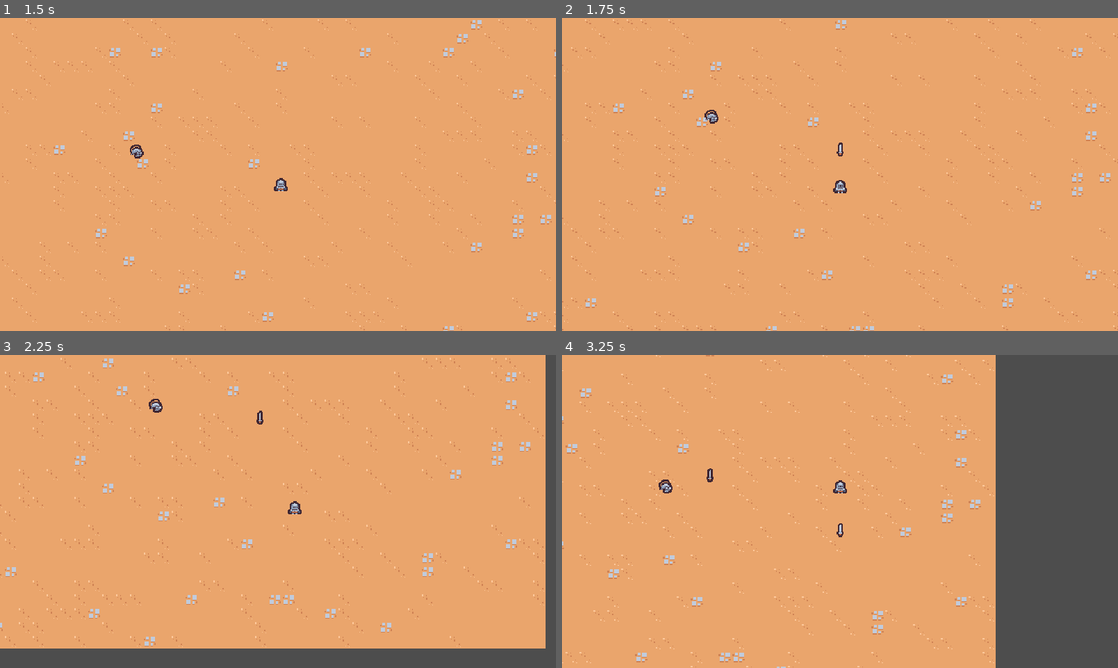
Above: before the commit, frames 1-4 (two rows, left to right).
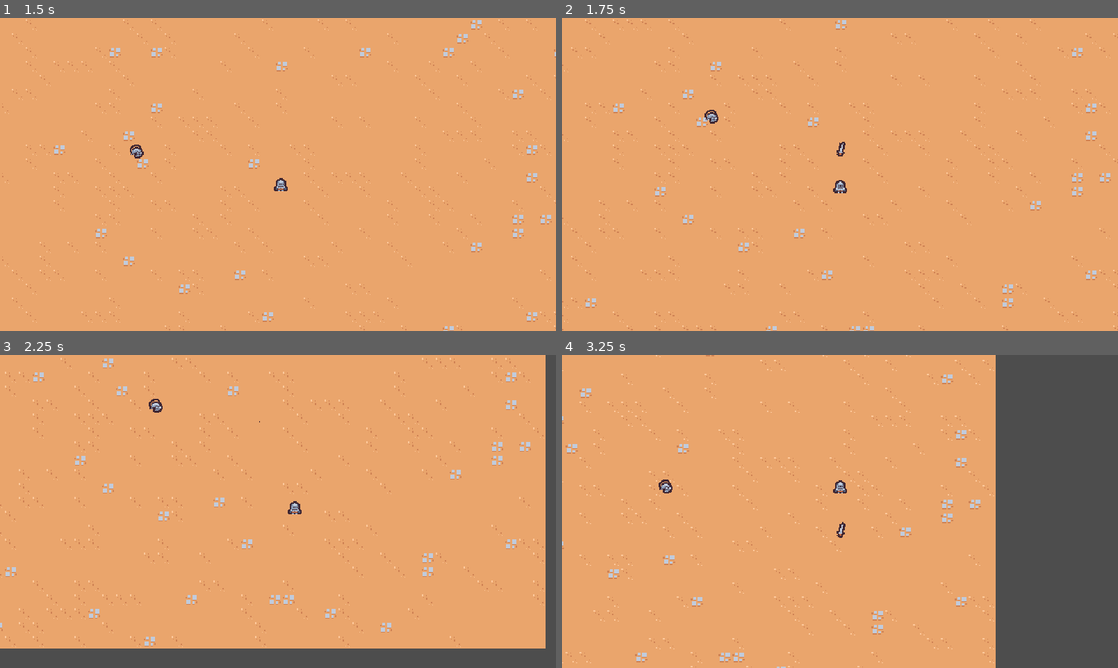
Above: after the commit, the same moments.

Repository: rprav-n/2D-Survivors-Style-Game
Game: Godot game, scene res://scenes/main/main.tscn
Two runs of this game, one before a commit and one after it. Both use one fixed random seed, a clock stepped at 60 frames per second and the inputs below.
Inputs:
- Up to frame 1 (1.5 s): hold D (move_right) 0.53-1.28 s; hold S (move_down) from 1.28 s (still down)
- Up to frame 2 (1.75 s): keep holding S (move_down)
- Up to frame 3 (2.25 s): release S (move_down) at 2.03 s; hold D (move_right) from 2.03 s (still down)
- Up to frame 4 (3.25 s): release D (move_right) at 2.78 s; hold W (move_up) from 2.78 s (still down)

Frame 1 is identical in both runs. In frame 2, less than 0.1% of the frame differs, in the area x 49-51%, y 39-45%; in frame 3, less than 0.1%; in frame 4, less than 0.1%, in the area x 26-51%, y 36-59%.

Commit message:
Animating Sword Ability

Diff:
--- a/scenes/abilities/sword_ability/sword_ability.tscn
+++ b/scenes/abilities/sword_ability/sword_ability.tscn
@@ -1,10 +1,90 @@
-[gd_scene load_steps=2 format=3 uid="uid://buau87i5235ta"]
+[gd_scene load_steps=5 format=3 uid="uid://buau87i5235ta"]
 
 [ext_resource type="Texture2D" uid="uid://cgmemnyfwli3a" path="res://scenes/abilities/sword_ability/sword.png" id="1_fmt6v"]
+
+[sub_resource type="Animation" id="Animation_opc0r"]
+resource_name = "swing"
+length = 0.75
+step = 0.05
+tracks/0/type = "value"
+tracks/0/imported = false
+tracks/0/enabled = true
+tracks/0/path = NodePath("Sprite2D:rotation")
+tracks/0/interp = 2
+tracks/0/loop_wrap = true
+tracks/0/keys = {
+"times": PackedFloat32Array(0, 0.2, 0.4, 0.75),
+"transitions": PackedFloat32Array(1, 1, 2.5, 1),
+"update": 0,
+"values": [0.0, -0.174533, 3.14159, 0.0]
+}
+tracks/1/type = "value"
+tracks/1/imported = false
+tracks/1/enabled = true
+tracks/1/path = NodePath("Sprite2D:scale")
+tracks/1/interp = 2
+tracks/1/loop_wrap = true
+tracks/1/keys = {
+"times": PackedFloat32Array(0, 0.1, 0.2, 0.4, 0.5, 0.75),
+"transitions": PackedFloat32Array(1, 1, 1, 1, 5.65, 1),
+"update": 0,
+"values": [Vector2(0, 0), Vector2(1.25, 1.25), Vector2(1, 1), Vector2(2, 2), Vector2(1, 1), Vector2(0, 0)]
+}
+tracks/2/type = "method"
+tracks/2/imported = false
+tracks/2/enabled = true
+tracks/2/path = NodePath(".")
+tracks/2/interp = 1
+tracks/2/loop_wrap = true
+tracks/2/keys = {
+"times": PackedFloat32Array(0.75),
+"transitions": PackedFloat32Array(1),
+"values": [{
+"args": [],
+"method": &"queue_free"
+}]
+}
+
+[sub_resource type="Animation" id="Animation_pnudn"]
+length = 0.001
+tracks/0/type = "value"
+tracks/0/imported = false
+tracks/0/enabled = true
+tracks/0/path = NodePath("Sprite2D:rotation")
+tracks/0/interp = 1
+tracks/0/loop_wrap = true
+tracks/0/keys = {
+"times": PackedFloat32Array(0),
+"transitions": PackedFloat32Array(1),
+"update": 0,
+"values": [0.0]
+}
+tracks/1/type = "value"
+tracks/1/imported = false
+tracks/1/enabled = true
+tracks/1/path = NodePath("Sprite2D:scale")
+tracks/1/interp = 1
+tracks/1/loop_wrap = true
+tracks/1/keys = {
+"times": PackedFloat32Array(0),
+"transitions": PackedFloat32Array(1),
+"update": 0,
+"values": [Vector2(1, 1)]
+}
+
+[sub_resource type="AnimationLibrary" id="AnimationLibrary_7ggpg"]
+_data = {
+"RESET": SubResource("Animation_pnudn"),
+"swing": SubResource("Animation_opc0r")
+}
 
 [node name="SwordAbility" type="Node2D"]
 
 [node name="AnimationPlayer" type="AnimationPlayer" parent="."]
+autoplay = "swing"
+libraries = {
+"": SubResource("AnimationLibrary_7ggpg")
+}
 
 [node name="Sprite2D" type="Sprite2D" parent="."]
 texture = ExtResource("1_fmt6v")
